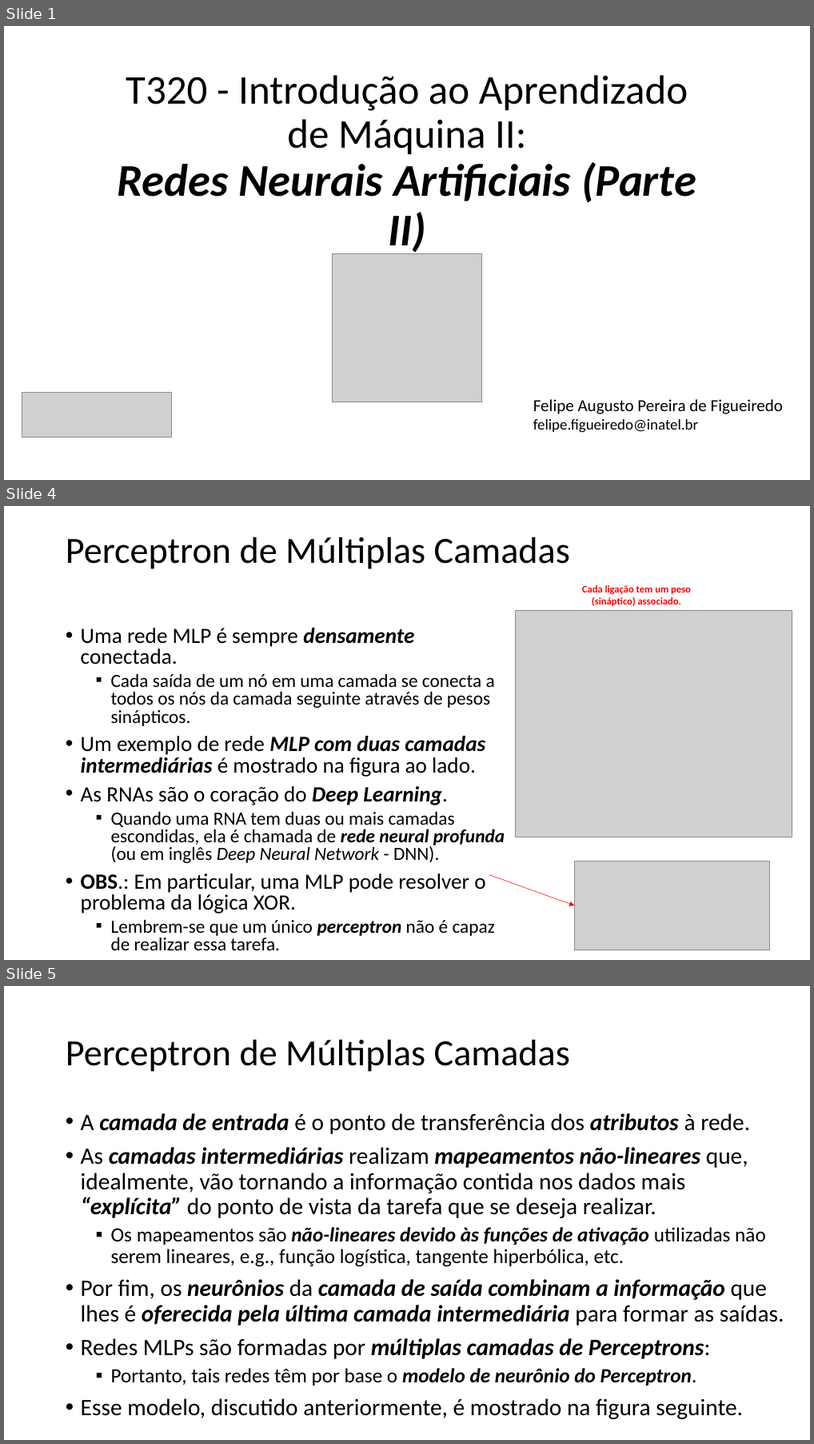
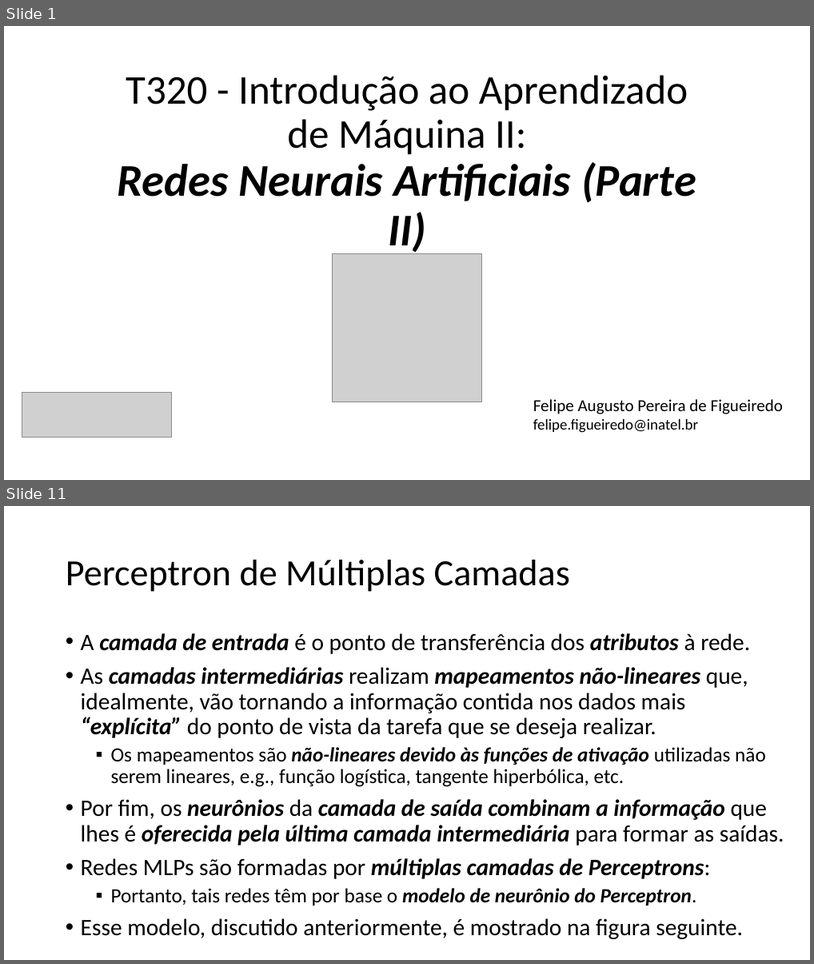
Before and after one commit to zz4fap/t320_aprendizado_de_maquina, a slide deck: slides/T320_Redes_Neurais_Artificiais (Parte II).pptx. Shown one above the other, each under a label of ours: slides 1, 4 and 5 before the commit, slides 1 and 11 after it; the slides between them are not shown. The pictures are 814x1444 and 814x964 pixels, drawn with LibreOffice and Linux fonts; fonts in the diff are those of the drawing; grey boxes stand for pictures. Boxes give left, top, right and bottom in pixels: in the first picture for what was removed or moved away, otherwise in the second. Text is boxed around its words. In the diff, an @@ line names an element or a change of style, - is before the commit and + after.

```diff
--- a/slides/T320_Redes_Neurais_Artificiais (Parte II).pptx
+++ b/slides/T320_Redes_Neurais_Artificiais (Parte II).pptx
@@ slide 4 removed at [4,506,810,960], background #FFFFFF @@
@@ title removed at [66,537,570,569] @@
-Perceptron de Múltiplas Camadas
@@ text removed at [582,585,691,606] @@
-Cada ligação tem um peso (sináptico) associado.
@@ picture removed at [516,610,793,837] @@
@@ text removed at [81,628,505,950] @@
-• Uma rede MLP é sempre densamente conectada.
-  ▪ Cada saída de um nó em uma camada se conecta a todos os nós da camada seguinte através de pesos sinápticos.
-• Um exemplo de rede MLP com duas camadas intermediárias é mostrado na figura ao lado.
-• As RNAs são o coração do Deep Learning.
-  ▪ Quando uma RNA tem duas ou mais camadas escondidas, ela é chamada de rede neural profunda (ou em inglês Deep Neural Network - DNN).
-• OBS.: Em particular, uma MLP pode resolver o problema da lógica XOR.
-  ▪ Lembrem-se que um único perceptron não é capaz de realizar essa tarefa.
@@ picture removed at [575,861,770,950] @@
@@ arrow removed from (490, 875) to (575, 905) @@
@@ what was slide 5 is now slide 11 @@
```
Also in this commit, not shown: 2 slides changed, 7 slides added.
